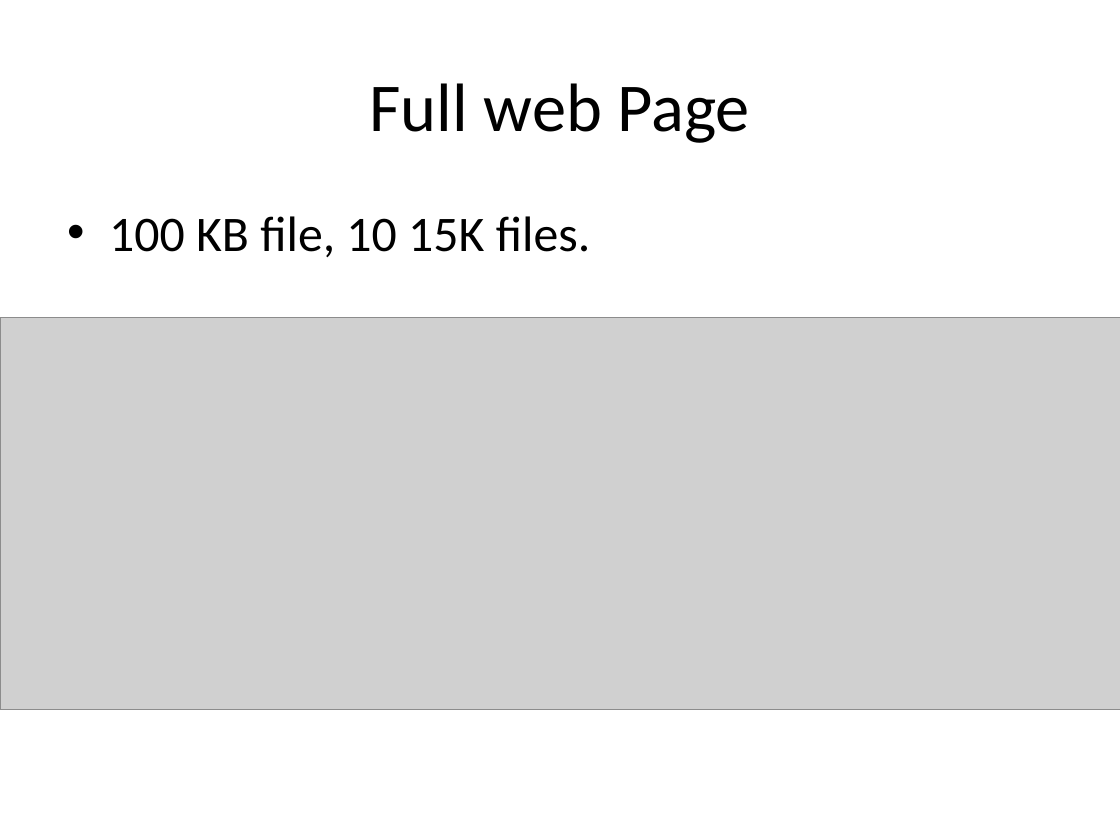
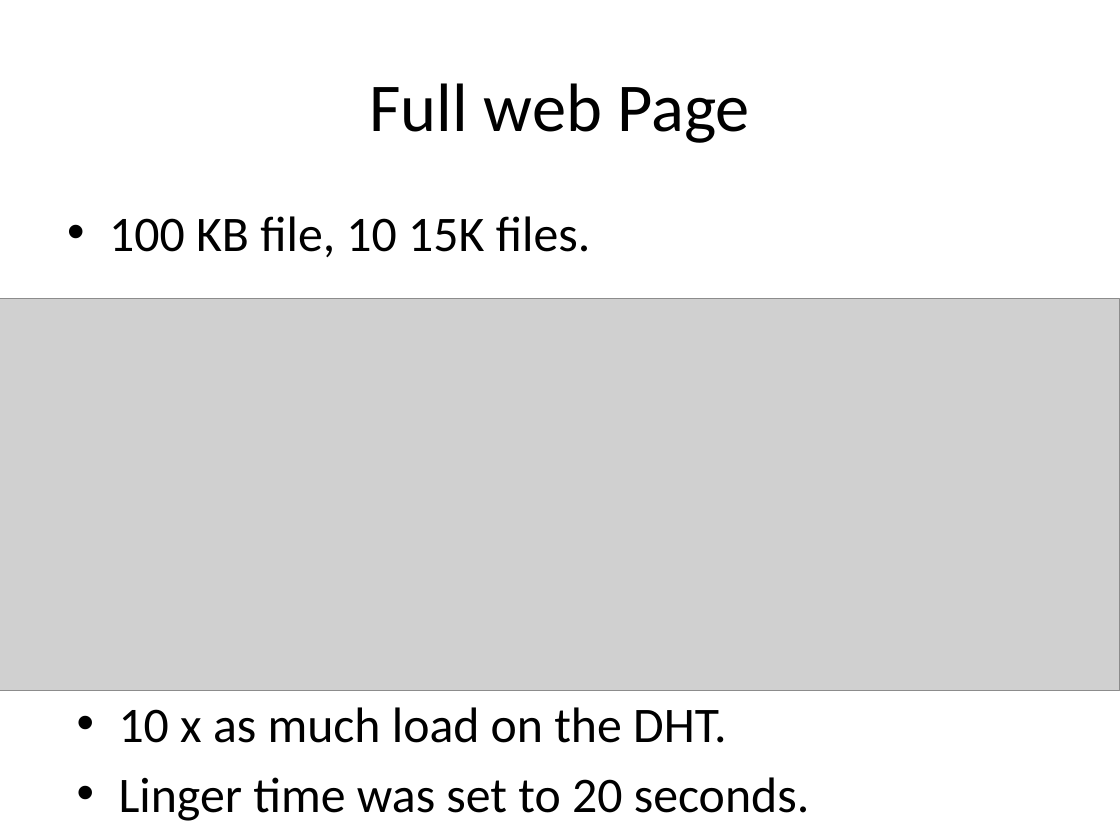
Before and after one commit to rdp/p2pwebclient, a slide deck: slide 27 of thesis_presentation/How to Make the Internet Faster.pptx. Drawn at 1120x840 pixels with LibreOffice and Linux fonts; fonts in the diff are those of the drawing; grey boxes stand for pictures. Boxes give left, top, right and bottom in pixels: in the first picture for what was removed or moved away, otherwise in the second. Text is boxed around its words. In the diff, an @@ line names an element or a change of style, - is before the commit and + after.

```diff
--- a/thesis_presentation/How to Make the Internet Faster.pptx
+++ b/thesis_presentation/How to Make the Internet Faster.pptx
@@ picture: place and size @@
-picture at bbox=[0, 317, 1120, 709]
+picture at bbox=[0, 299, 1120, 691]
@@ text added at bbox=[119, 707, 809, 821], 32 pt, text #000000 @@
+• 10 x as much load on the DHT.
+• Linger time was set to 20 seconds.
```
Also in this commit, not shown: 17 other slides changed, 1 other file.
